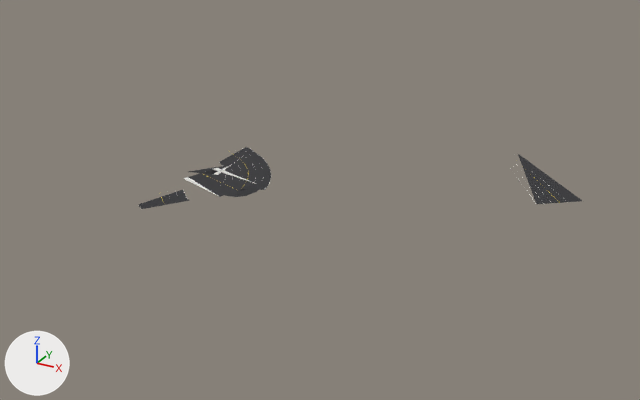
Renders of the glTF model docs/assets/models/roadway_chunks/chunk_-2_3.glb from each side of a commit.
Both versions are drawn from a 50 mm camera at (-671.0, -2029.0, 218.0) aimed at (-911.0, -1592.0, 0.0). The lights are fixed; the arrows at lower left show +X, +Y and +Z. The picture after the commit comes second. Vertices at exactly the same position are counted once.

Names of what the first picture shows: 'road_asphalt', 'sidewalk_concrete'.
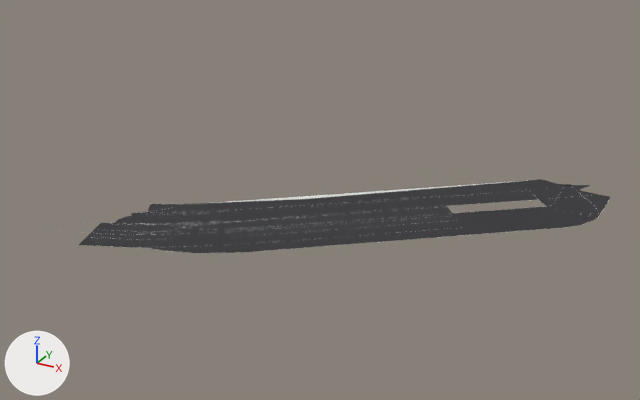
Location of each change, (x1, y1, x2, y2) in pixels of the pictures (640 x 400 px; the box of a moved part takes in the faces that stretch with it):
'road_asphalt', reshaped (20% wider, 19% taller)
    before: (138, 147, 582, 209)
    after: (79, 179, 611, 253)
'sidewalk_concrete', reshaped
    before: (183, 165, 535, 202)
    after: (214, 180, 528, 203)
part 1 of me_road_asphalt, moved or reshaped (not visible afterwards)
    before: (237, 184, 260, 195)
part 2 of me_road_asphalt, moved or reshaped (not visible afterwards)
    before: (225, 186, 256, 197)
part 3 of me_road_asphalt, added
    after: (115, 216, 133, 224)
part 4 of me_road_asphalt, deleted
    before: (220, 147, 271, 190)
part 5 of me_road_asphalt, deleted
    before: (189, 170, 255, 197)
part 6 of me_road_asphalt, deleted
    before: (188, 165, 230, 174)
part 7 of me_road_asphalt, built on
    before: (138, 154, 582, 209)
    after: (79, 179, 611, 253)
part 8 of me_sidewalk_concrete, deleted
    before: (213, 168, 256, 184)
part 9 of me_sidewalk_concrete, deleted
    before: (183, 177, 218, 196)
part 10 of me_sidewalk_concrete, added
    after: (214, 180, 528, 203)

Edits to the bpy script that builds the scene:
```text
Change me_road_asphalt:
    used by ob_road_asphalt; location = (0.0, 0.0, 0.0)
    remove me_road_asphalt.from_pydata(...)  # 62 vertices, 48 faces; spans x -1011.0..-769.0, y -1656.0..-1455.0, z 0.0
    add me_road_asphalt.from_pydata(...)  # 153 vertices, 127 faces; spans x -1006.0..-756.0, y -1710.0..-1488.0, z 0.0
    me_road_asphalt part 1: the loose piece of 13 vertices spanning x -975.0..-952.0, y -1611.0..-1588.0, z 0.0 is moved by (192.0, 64.0, 0.0)
    me_road_asphalt part 2: the loose piece of 13 vertices spanning x -976.0..-953.0, y -1615.0..-1592.0, z 0.0 is moved by (5.0, -38.0, 0.0)
    me_road_asphalt part 3: the loose piece of 13 vertices spanning x -976.0..-953.0, y -1615.0..-1592.0, z 0.0 is copied, and the copy is moved by (-25.0, -71.0, 0.0); it spans x -1000.0..-978.0, y -1686.0..-1662.0, z 0.0
    me_road_asphalt part 4: the loose piece of 13 vertices spanning x -1002.0..-949.0, y -1604.0..-1535.0, z 0.0 is deleted
    me_road_asphalt part 5: the loose piece of 4 vertices spanning x -1004.0..-959.0, y -1618.0..-1582.0, z 0.0 is deleted
    me_road_asphalt part 6: the loose piece of 3 vertices spanning x -1011.0..-992.0, y -1594.0..-1569.0, z 0.0 is deleted
    me_road_asphalt part 7: 8 vertices removed from x -1004.0..-769.0, y -1656.0..-1455.0, z 0.0; 101 vertices added at x -1006.0..-756.0, y -1710.0..-1488.0, z 0.0
    other edits to the shape of me_road_asphalt do not show in these pictures
Change me_sidewalk_concrete:
    used by ob_sidewalk_concrete; location = (0.0, 0.0, 0.0)
    verts and faces of me_sidewalk_concrete; kept vertices keep their numbers, new ones are numbered from 20
    remove me_sidewalk_concrete.from_pydata(...)  # 20 vertices, 10 faces; spans x -1008.0..-793.0, y -1619.0..-1463.0, z 0.0
    add me_sidewalk_concrete.from_pydata(...)  # 7 vertices, 6 faces; spans x -968.0..-808.0, y -1629.0..-1500.0, z 0.0
    me_sidewalk_concrete part 8: the loose piece of 5 vertices spanning x -998.0..-959.0, y -1589.0..-1579.0, z 0.0 is deleted
    me_sidewalk_concrete part 9: the loose piece of 5 vertices spanning x -1005.0..-968.0, y -1618.0..-1601.0, z 0.0 is deleted
    me_sidewalk_concrete part 10
    add verts[20] = (-808.0, -1500.0, 0.0)  # pixel (528, 180)
    add verts[21] = (-922.0, -1593.0, 0.0)  # pixel (303, 196)
    add verts[22] = (-920.0, -1596.0, 0.0)  # pixel (304, 198)
    add verts[23] = (-808.0, -1500.0, 0.0)  # pixel (528, 180)
    add verts[24] = (-920.0, -1596.0, 0.0)  # pixel (304, 198)
    add verts[25] = (-968.0, -1629.0, 0.0)  # pixel (208, 202)
    add verts[26] = (-968.0, -1629.0, 0.0)  # pixel (208, 203)
    add faces += [(20, 21, 22), (22, 23, 24), (20, 23, 22), (21, 25, 22), (24, 26, 25), (22, 24, 25)]
    other edits to the shape of me_sidewalk_concrete do not show in these pictures
```
